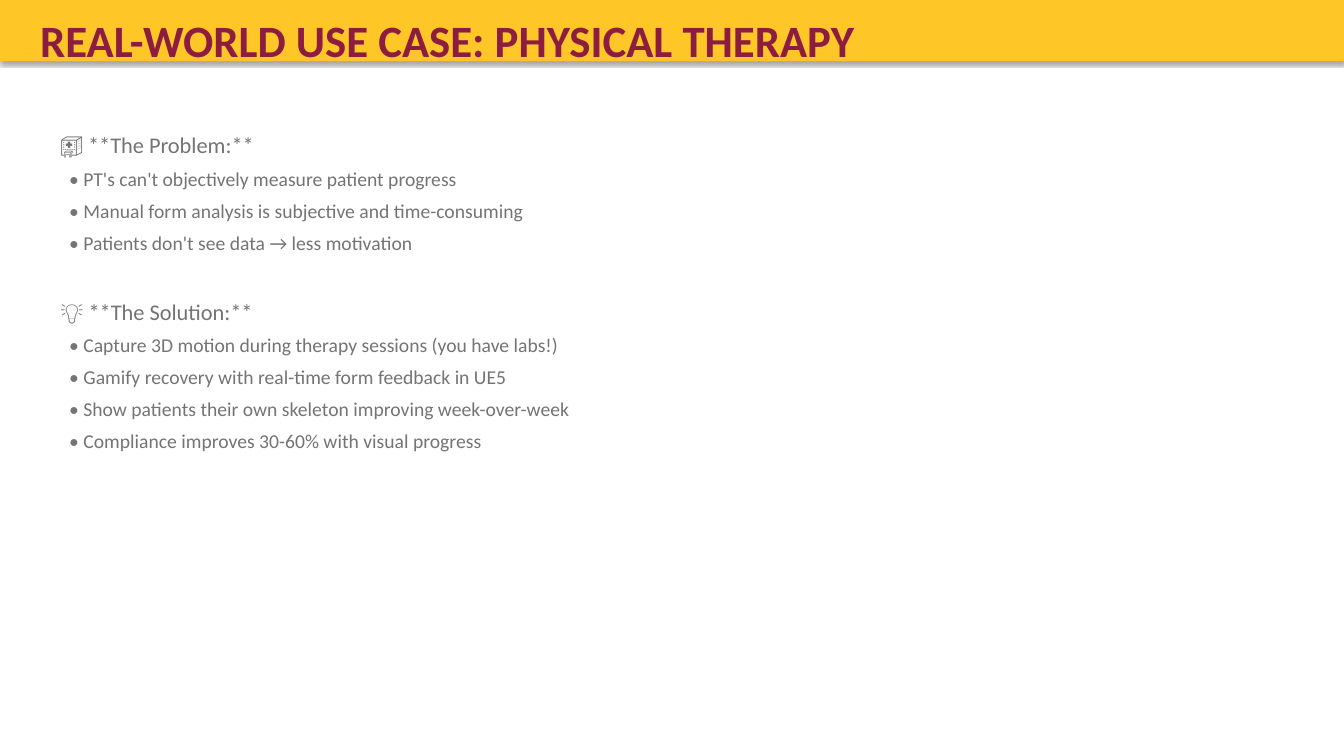
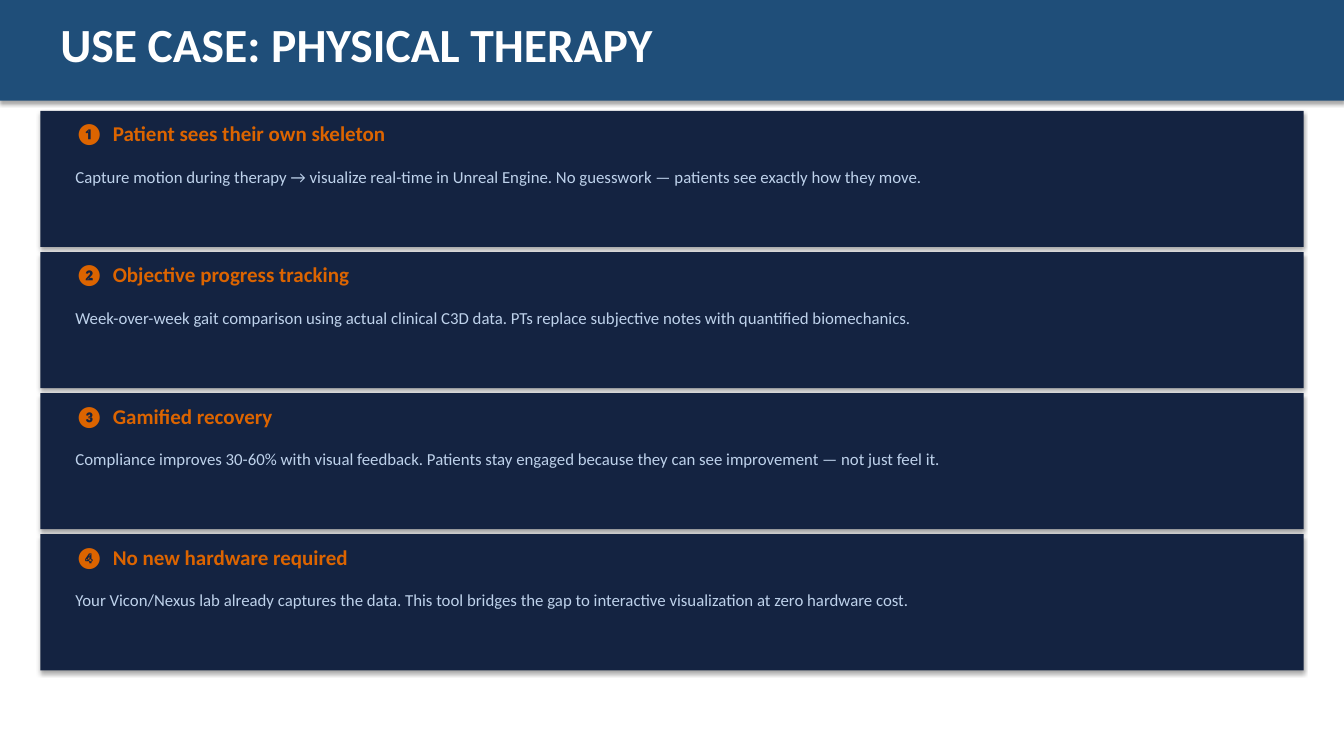
Before and after one commit to BetterCodeGoblin/portfolio, a slide deck: slide 4 of C3D-FBX-ASU-Presentation.pptx. Drawn at 1344x756 pixels with LibreOffice and Linux fonts; fonts in the diff are those of the drawing. Boxes give left, top, right and bottom in pixels: in the first picture for what was removed or moved away, otherwise in the second. Text is boxed around its words. In the diff, an @@ line names an element or a change of style, - is before the commit and + after.

Commit message:
Fix use-case slides: match deck color scheme (navy/teal/orange), 13 slides total

```diff
--- a/C3D-FBX-ASU-Presentation.pptx
+++ b/C3D-FBX-ASU-Presentation.pptx
@@ rectangle: place and size @@
-rectangle at (0, 0, 1344, 60)
+rectangle at (0, 0, 1344, 101)
@@ rectangle at (0, 0, 1344, 101): fill #FFC627 to #1F4E79; outline #FFC627 0.75 pt to none @@
@@ text at (60, 30, 652, 63): text changed; size 32 to 34 pt; text colour #8C1D40 to #FFFFFF @@
-REAL-WORLD USE CASE: PHYSICAL THERAPY
+USE CASE: PHYSICAL THERAPY
@@ rectangle added at (40, 111, 1304, 247), fill #142341 @@
@@ text added at (75, 124, 386, 148), 15 pt, text #DC6400, bold @@
+❶ Patient sees their own skeleton
@@ text removed at (83, 137, 569, 452) @@
-🏥 **The Problem:**
-• PT's can't objectively measure patient progress
-• Manual form analysis is subjective and time-consuming
-• Patients don't see data → less motivation
-💡 **The Solution:**
-• Capture 3D motion during therapy sessions (you have labs!)
-• Gamify recovery with real-time form feedback in UE5
-• Show patients their own skeleton improving week-over-week
-• Compliance improves 30-60% with visual progress
@@ text added at (75, 171, 921, 186), 12 pt, text #BED2EB @@
+Capture motion during therapy → visualize real-time in Unreal Engine. No guesswork — patients see exactly how they move.
@@ rectangle added at (40, 252, 1304, 388), fill #142341 @@
@@ text added at (75, 265, 349, 286), 15 pt, text #DC6400, bold @@
+❷ Objective progress tracking
@@ text added at (75, 312, 910, 327), 12 pt, text #BED2EB @@
+Week-over-week gait comparison using actual clinical C3D data. PTs replace subjective notes with quantified biomechanics.
@@ rectangle added at (40, 393, 1304, 529), fill #142341 @@
@@ text added at (75, 406, 272, 430), 15 pt, text #DC6400, bold @@
+❸ Gamified recovery
@@ text added at (75, 453, 940, 468), 12 pt, text #BED2EB @@
+Compliance improves 30-60% with visual feedback. Patients stay engaged because they can see improvement — not just feel it.
@@ rectangle added at (40, 534, 1304, 670), fill #142341 @@
@@ text added at (75, 547, 348, 571), 15 pt, text #DC6400, bold @@
+❹ No new hardware required
@@ text added at (75, 594, 908, 609), 12 pt, text #BED2EB @@
+Your Vicon/Nexus lab already captures the data. This tool bridges the gap to interactive visualization at zero hardware cost.
```
Also in this commit, not shown: 1 slide added, 2 slides removed.
